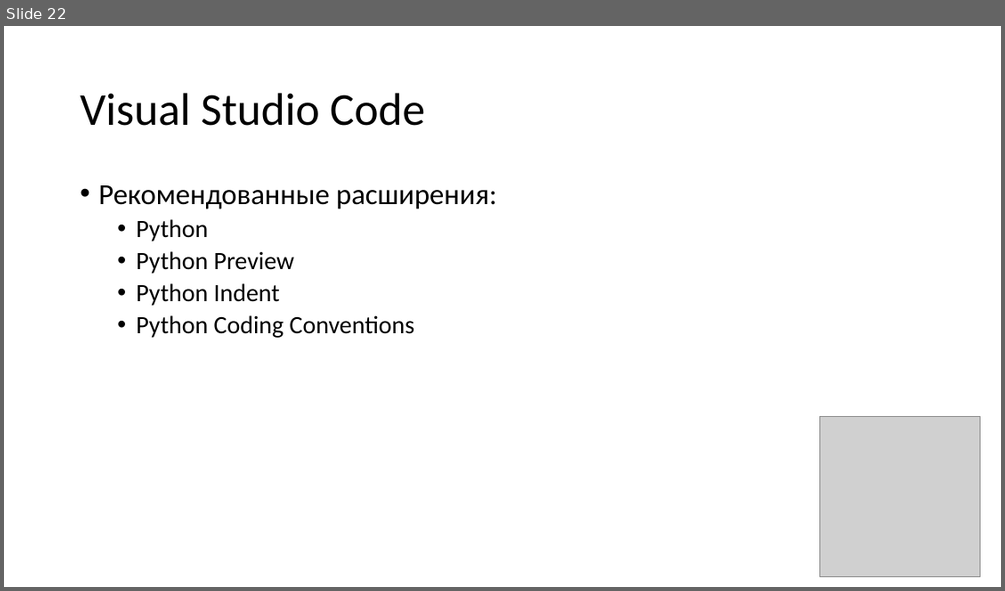
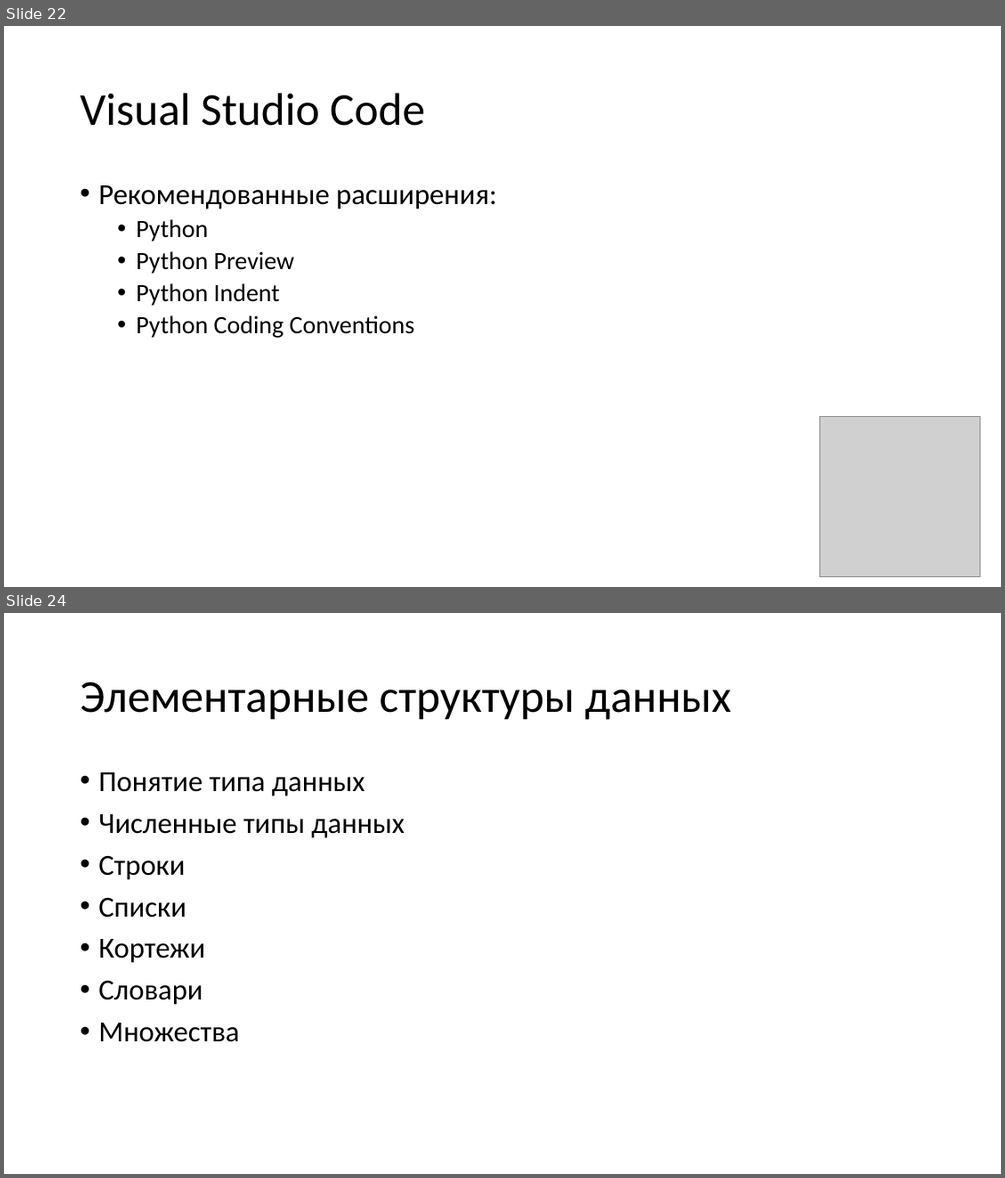
Before and after one commit to paveltsytovich/telegram-course, a slide deck: Presentation/Основы алгоритмизации и программирования.pptx. Shown one above the other, each under a label of ours: slide 22 before the commit, slides 22 and 24 after it; the slides between them are not shown. The pictures are 1005x591 and 1005x1178 pixels, drawn with LibreOffice and Linux fonts; fonts in the diff are those of the drawing; grey boxes stand for pictures. Boxes give left, top, right and bottom in pixels: in the first picture for what was removed or moved away, otherwise in the second. Text is boxed around its words. In the diff, an @@ line names an element or a change of style, - is before the commit and + after.

Commit message:
Численный тип данных

```diff
--- a/Presentation/Основы алгоритмизации и программирования.pptx
+++ b/Presentation/Основы алгоритмизации и программирования.pptx
@@ slide 24 added at <box>4,613,1001,1174</box>, background #FFFFFF @@
@@ title added at <box>80,682,731,720</box>, 44 pt, text #000000 @@
+Элементарные структуры данных
@@ text added at <box>98,772,404,1042</box>, 28 pt, text #000000 @@
+• Понятие типа данных
+• Численные типы данных
+• Строки
+• Списки
+• Кортежи
+• Словари
+• Множества
```
Also in this commit, not shown: 8 other slides added, 4 other files.
